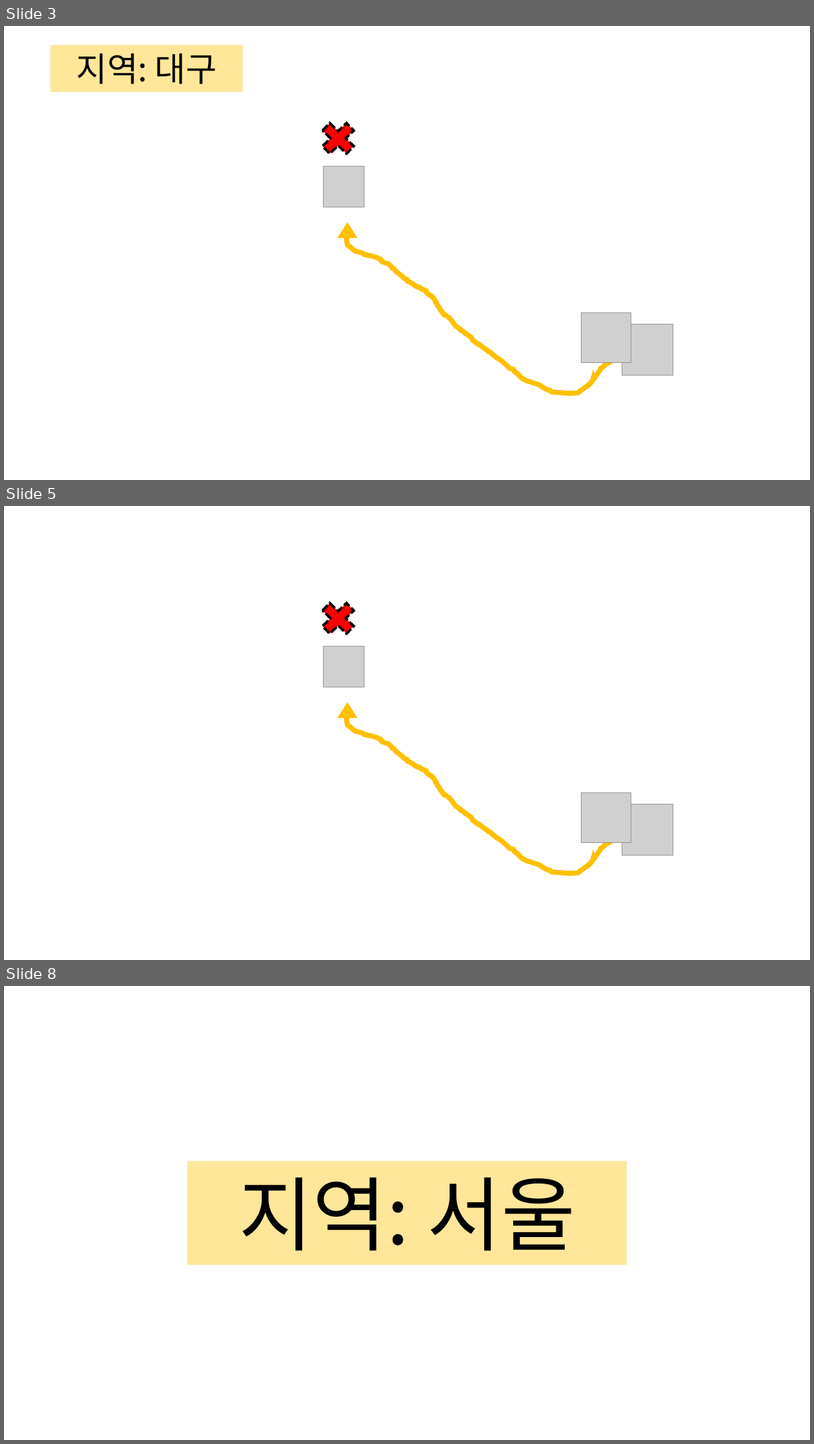
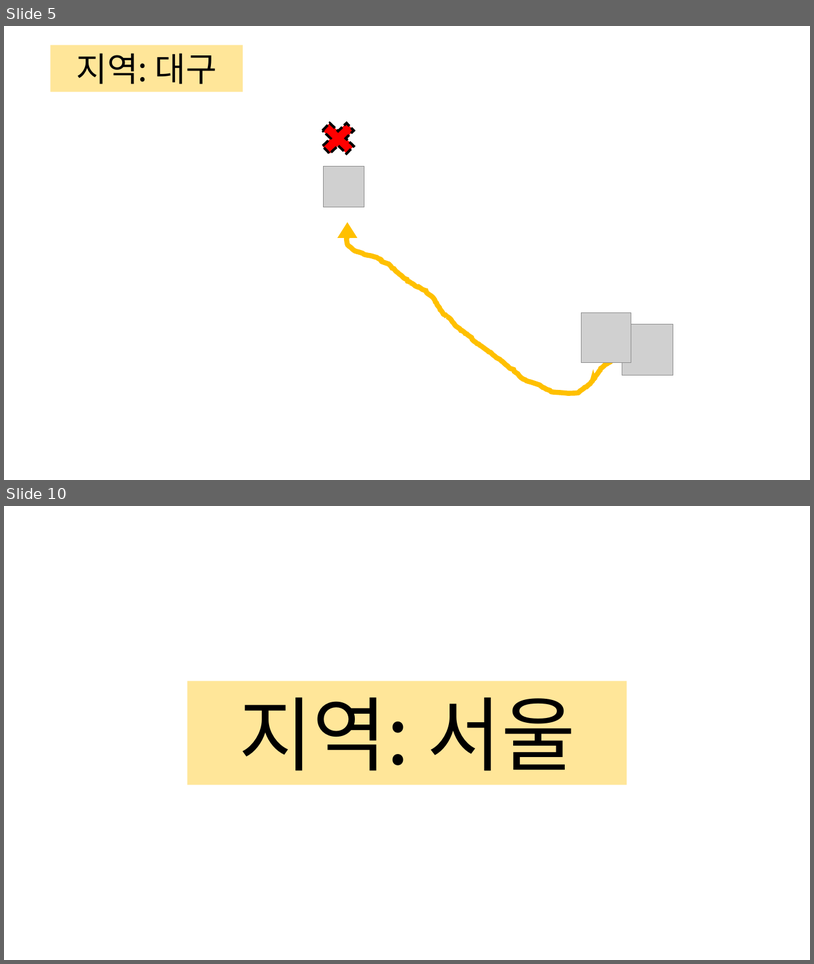
Before and after one commit to kyungsook/covid-19-notification, a slide deck: video.pptx. Shown one above the other, each under a label of ours: slides 3, 5 and 8 before the commit, slides 5 and 10 after it; the slides between them are not shown. The pictures are 814x1444 and 814x964 pixels, drawn with LibreOffice and Linux fonts; fonts in the diff are those of the drawing; grey boxes stand for pictures; background and template pictures are left out. Boxes give left, top, right and bottom in pixels: in the first picture for what was removed or moved away, otherwise in the second. Text is boxed around its words. In the diff, an @@ line names an element or a change of style, - is before the commit and + after.

```diff
--- a/video.pptx
+++ b/video.pptx
@@ slide 5 removed at [4, 506, 810, 960], background picture (left out) @@
@@ cross removed at [315, 596, 362, 640] @@
@@ picture removed at [323, 646, 365, 687] @@
@@ triangle removed at [339, 703, 357, 717] @@
@@ freeform shape removed at [347, 712, 623, 873] @@
@@ picture removed at [582, 793, 632, 843] @@
@@ picture removed at [623, 804, 674, 855] @@
@@ what was slide 3 is now slide 5 @@
@@ what was slide 8 is now slide 10 @@
```
Also in this commit, not shown: 2 slides changed, 12 slides added, 6 other slides removed, 4 other files.
